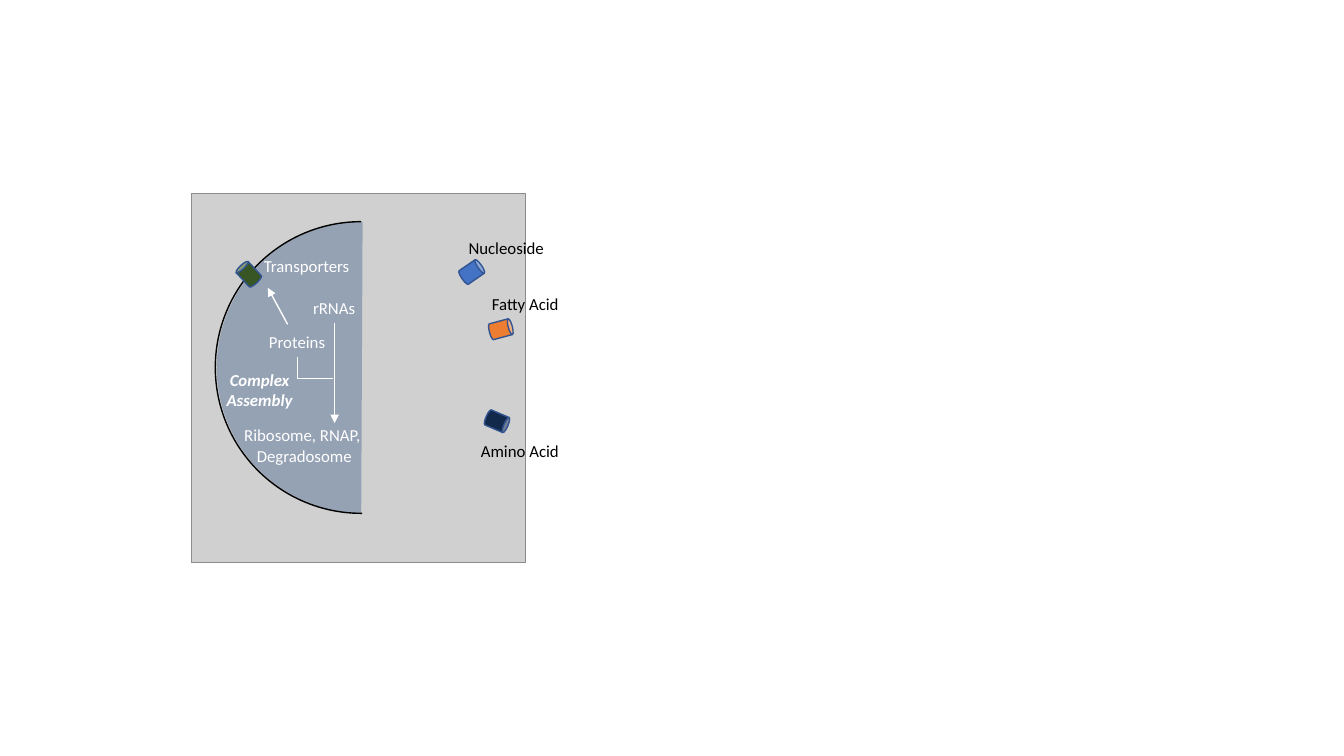
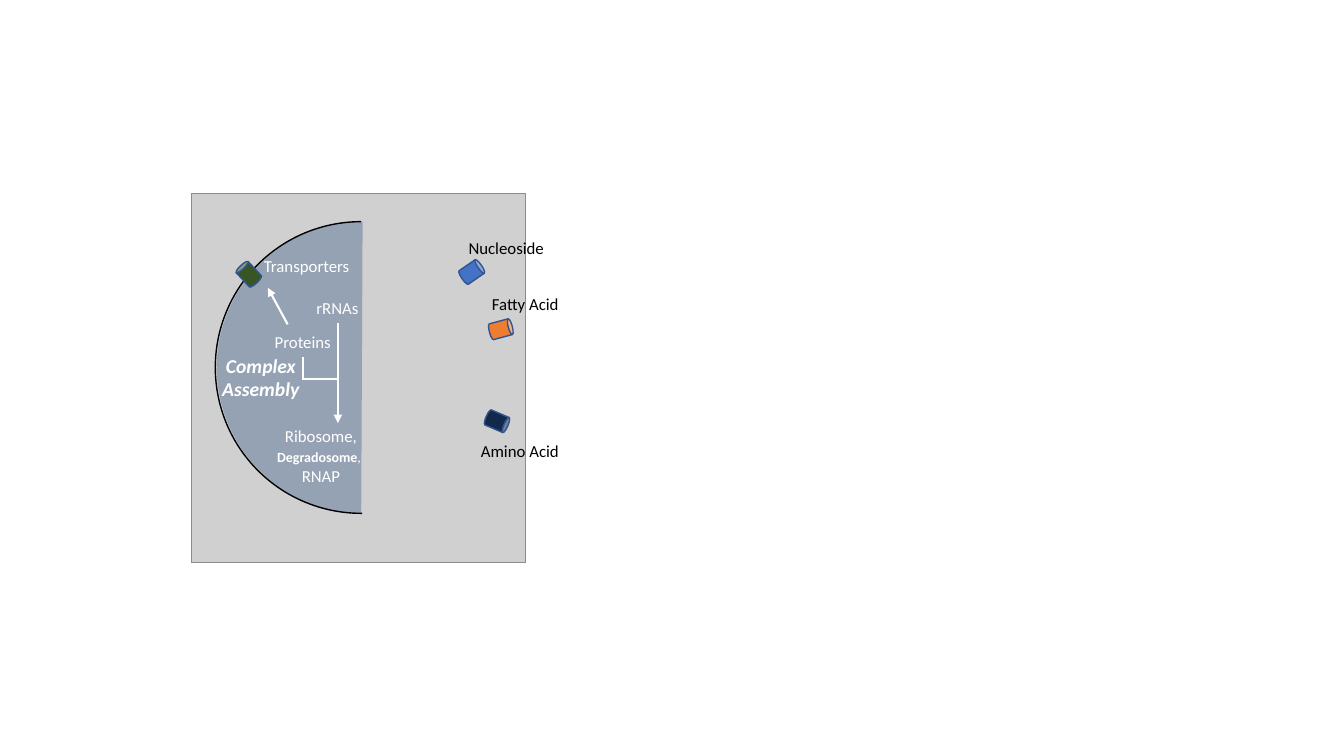
Before and after one commit to Luthey-Schulten-Lab/SummerSchool_2025, a slide deck: slide 6 of CME/figs/figs_WCM/figs_WCM.pptx. Drawn at 1344x756 pixels with LibreOffice and Linux fonts; fonts in the diff are those of the drawing; grey boxes stand for pictures. Boxes give left, top, right and bottom in pixels: in the first picture for what was removed or moved away, otherwise in the second. Text is boxed around its words. In the diff, an @@ line names an element or a change of style, - is before the commit and + after.

```diff
--- a/CME/figs/figs_WCM/figs_WCM.pptx
+++ b/CME/figs/figs_WCM/figs_WCM.pptx
@@ arrow (338, 323) - (338, 423): stroke #FFFFFF 1 pt to #FFFFFF 1.5 pt @@
@@ text "Complex": place and size @@
-text "Complex" at bbox=[227, 374, 293, 409]
+text "Complex" at bbox=[222, 359, 299, 399]
@@ text "Complex" at bbox=[222, 359, 299, 399]: size 12 to 14 pt @@
@@ 1 text, 1 arrow, 1 elbow line: place and size @@
-1 text, 1 arrow, 1 elbow line at bbox=[269, 323, 335, 423]
+1 text, 1 arrow, 1 elbow line at bbox=[275, 323, 339, 423]
@@ elbow line (303, 357) - (339, 379): stroke #FFFFFF 1 pt to #FFFFFF 1.5 pt @@
@@ text at bbox=[277, 430, 361, 482]: text changed @@
-Ribosome, RNAP,
-Degradosome
+Ribosome,
+Degradosome,
+RNAP
```
Also in this commit, not shown: 1 other slide changed, 2 other files.
